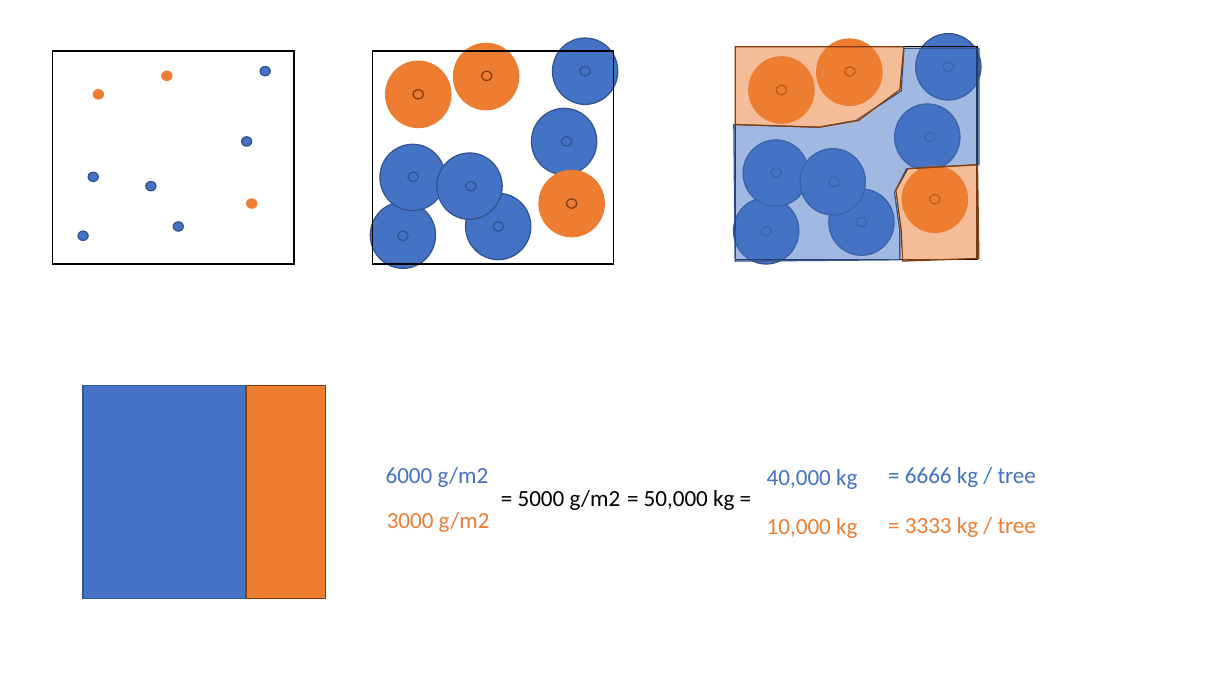
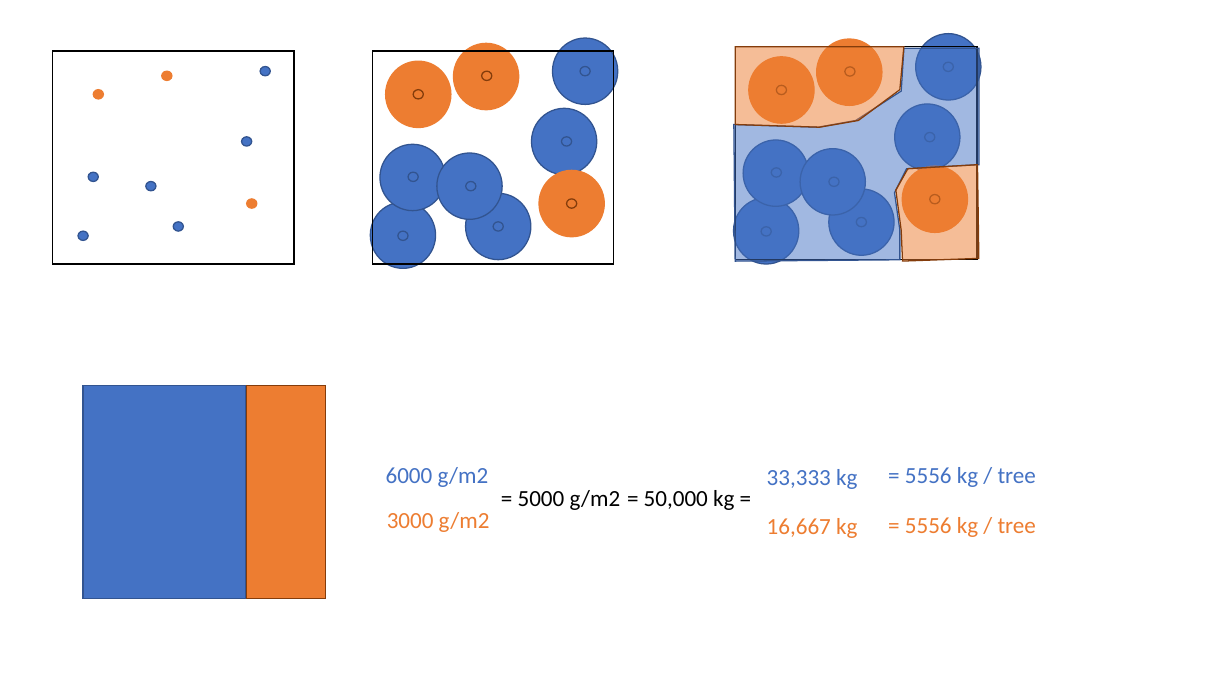
Before and after one commit to LANDIS-II-Foundation/Extension-PnET-Succession, a slide deck: slide 4 of docs/wieghted_avg.pptx. Drawn at 1232x693 pixels with LibreOffice and Linux fonts; fonts in the diff are those of the drawing. Boxes give left, top, right and bottom in pixels: in the first picture for what was removed or moved away, otherwise in the second. Text is boxed around its words. In the diff, an @@ line names an element or a change of style, - is before the commit and + after.

```diff
--- a/docs/wieghted_avg.pptx
+++ b/docs/wieghted_avg.pptx
@@ text at (767,469,857,489): text changed @@
-40,000 kg
+33,333 kg
@@ text at (905,467,1036,487): text changed @@
-= 6666 kg / tree
+= 5556 kg / tree
@@ text at (767,518,857,538): text changed @@
-10,000 kg
+16,667 kg
@@ text at (905,517,1036,537): text changed @@
-= 3333 kg / tree
+= 5556 kg / tree
```
Also in this commit, not shown: 8 other files.
